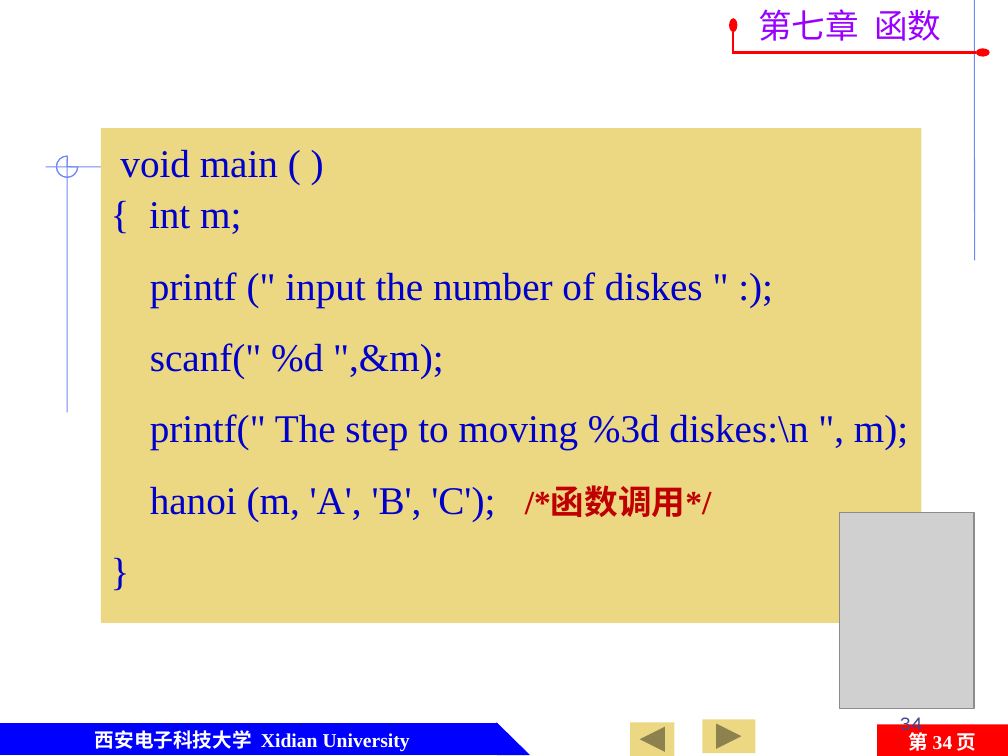
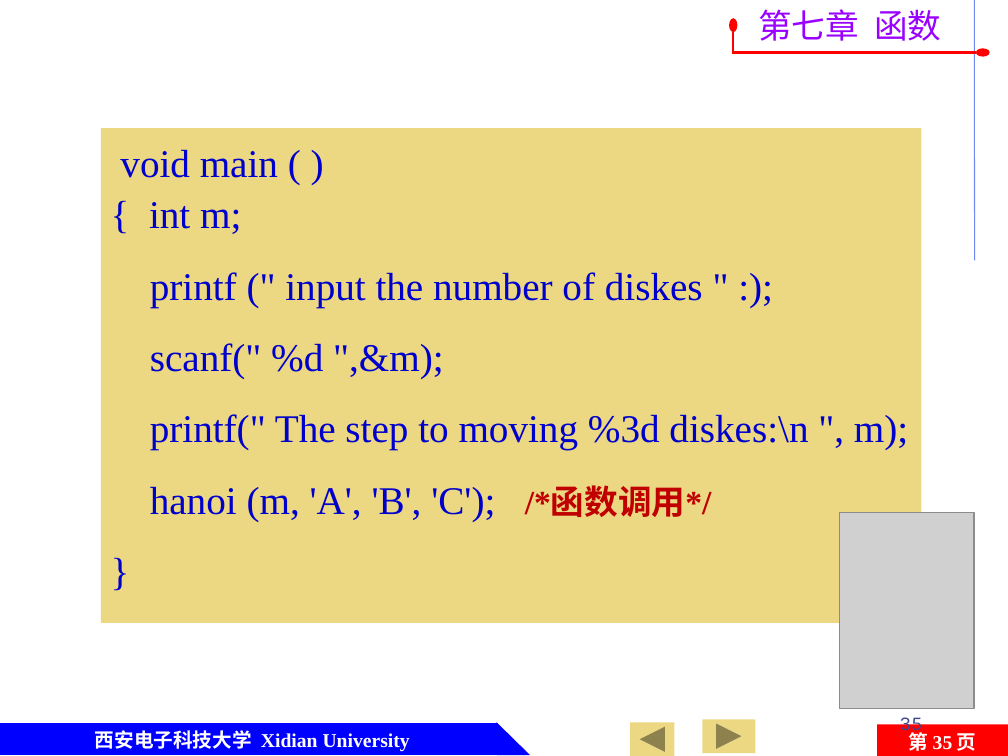
Before and after one commit to jtrfid/C-Repositories, a slide deck: slide 35 of 2016/C语言/课件/第7章 函数及变量存储类型.pptx (slide 34 before the commit). Drawn at 1008x756 pixels with LibreOffice and Linux fonts; fonts in the diff are those of the drawing; grey boxes stand for pictures; background and template pictures are left out. Boxes give left, top, right and bottom in pixels: in the first picture for what was removed or moved away, otherwise in the second. Text is boxed around its words. In the diff, an @@ line names an element or a change of style, - is before the commit and + after.

```diff
--- a/2016/C语言/课件/第7章 函数及变量存储类型.pptx
+++ b/2016/C语言/课件/第7章 函数及变量存储类型.pptx
@@ line removed from (242, 167) to (45, 167) @@
@@ freeform shape removed at <box>56,156,78,177</box> @@
@@ line removed from (68, 156) to (68, 412) @@
@@ page number at <box>900,712,923,736</box>: text changed @@
-34
+35
@@ page number at <box>909,728,977,751</box>: text changed @@
-第 34 页
+第 35 页
```
Also in this commit, not shown: 61 other slides changed, 1 slide added, 3 other files.
